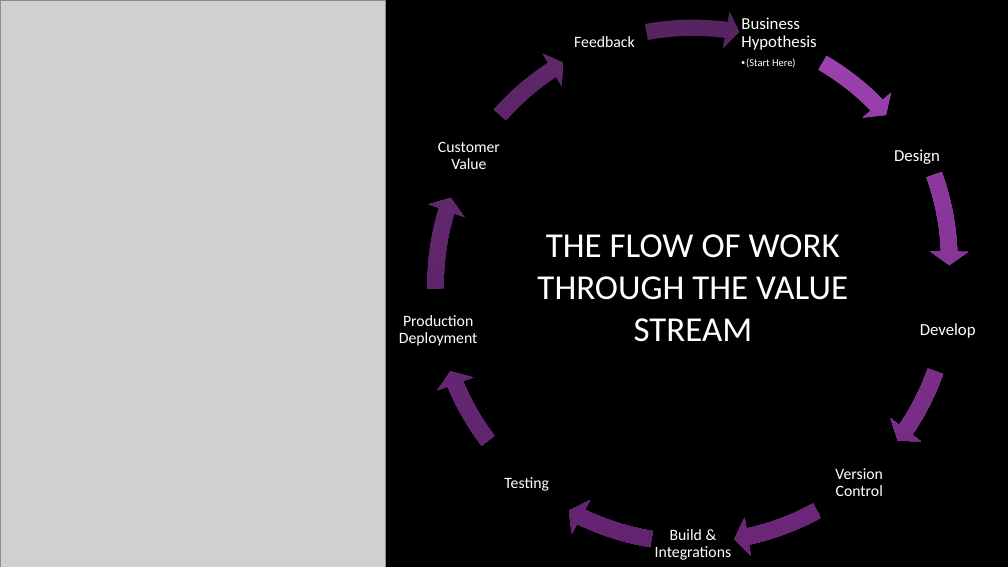
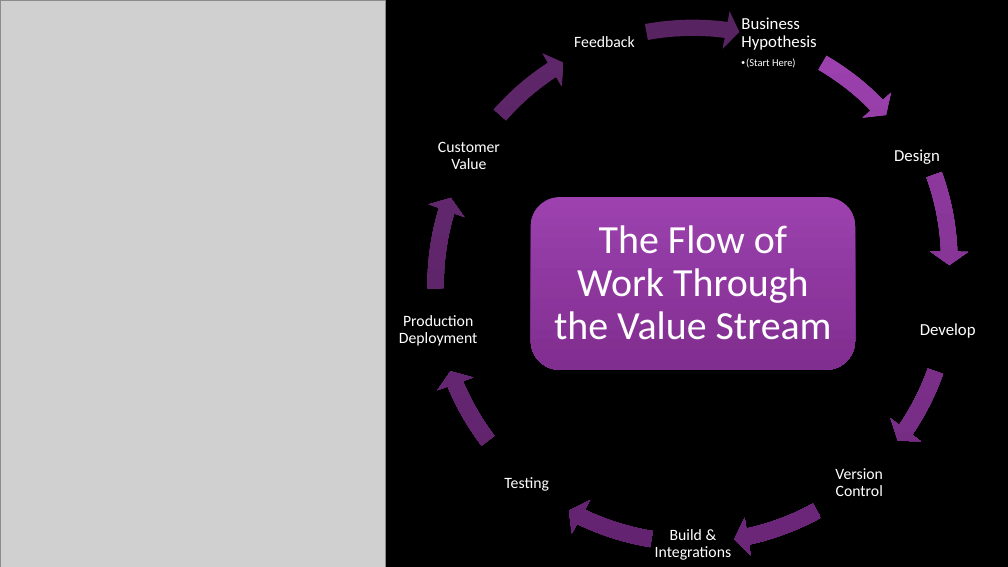
Before and after one commit to BobbyJoeCool/CSD-380, a slide deck: slide 3 of Module-1/Assignment 1.2.pptx. Drawn at 1008x567 pixels with LibreOffice and Linux fonts; fonts in the diff are those of the drawing; grey boxes stand for pictures; background and template pictures are left out. Boxes give left, top, right and bottom in pixels: in the first picture for what was removed or moved away, otherwise in the second. Text is boxed around its words. In the diff, an @@ line names an element or a change of style, - is before the commit and + after.

```diff
--- a/Module-1/Assignment 1.2.pptx
+++ b/Module-1/Assignment 1.2.pptx
@@ rounded rectangle added at (531,197,855,371), fill gradient #AE4AC2 to #8F34A1 @@
@@ text at (554,225,832,340): text changed; size 33.3 to 38 pt @@
-THE FLOW OF WORK THROUGH THE VALUE STREAM
+The Flow of Work Through the Value Stream
```
Also in this commit, not shown: 3 other slides changed, 5 slides added.
